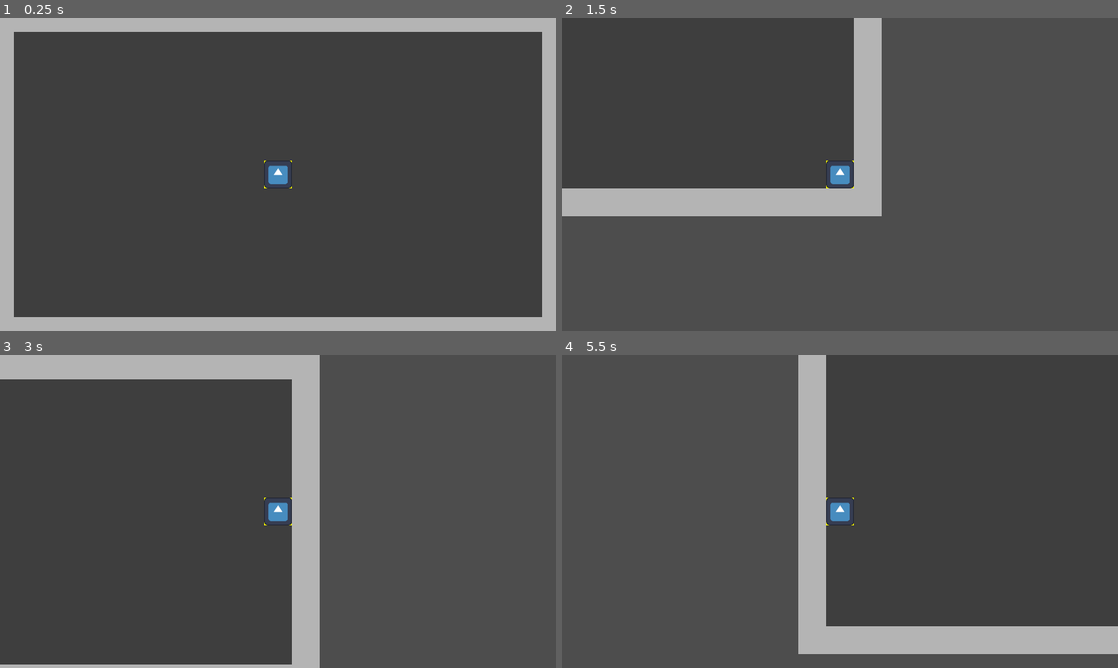
Above: before the commit, frames 1-4 (two rows, left to right).
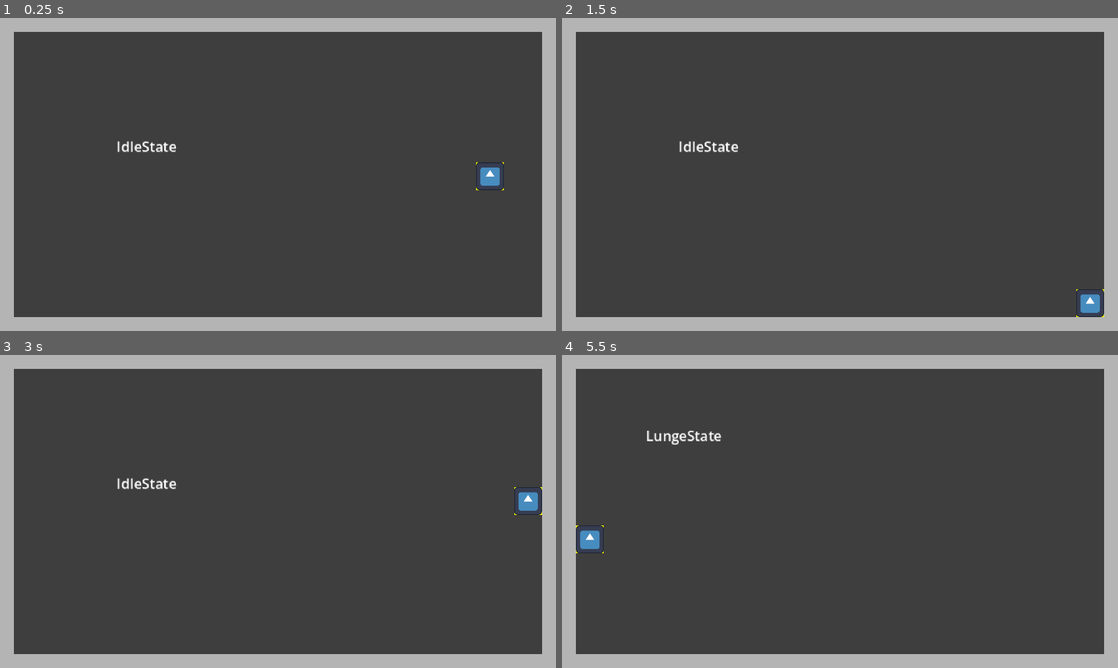
Above: after the commit, the same moments.

Repository: Cedro23/one-step-from-death
Game: Godot game, scene res://main.tscn
The game is run twice, just before and just after one commit, with the same random seed, the same clock (stepped at 60 frames per second) and the same inputs. The engine's default icon, where the game draws it, is replaced by a stand-in: a white triangle on a blue panel in a dark square.
Inputs (mouse positions are in pixels of both pictures, inside the frame that each line leads up to):
- Up to frame 1 (0.25 s): no input
- Up to frame 2 (1.5 s): tap Enter at 0.5 s; move the mouse to (962, 158) at 0.52 s; press the mouse at (962, 158) at 0.53 s; hold D (right) 0.53-1.28 s; move the mouse to (728, 190) at 1.27 s; release the mouse at (728, 190) at 1.28 s; hold S (down) from 1.28 s (still down); tap Space (dodge) at 1.35 s
- Up to frame 3 (3 s): tap Space (dodge) at 2, 2.85 s; move the mouse to (333, 442) at 2.02 s; release S (down) at 2.03 s; press the mouse at (333, 442) at 2.03 s; hold D (right) 2.03-2.78 s; tap Enter at 2.75 s; move the mouse to (250, 574) at 2.77 s; release the mouse at (250, 574) at 2.78 s; hold W (up) from 2.78 s (still down); click (250, 574) at 2.92 s
- Up to frame 4 (5.5 s): move the mouse to (1006, 558) at 3.52 s; release W (up) at 3.53 s; press the mouse at (1006, 558) at 3.53 s; hold A (left) 3.53-5.03 s; move the mouse to (673, 464) at 4.27 s; release the mouse at (673, 464) at 4.28 s; tap Space (dodge) at 4.35 s; move the mouse to (867, 511) at 5.02 s; press the mouse at (867, 511) at 5.03 s; hold S (down) from 5.03 s (still down)

The runs differ from the first frame. In frame 1, 0.7% of the frame differs, in the area x 21-91%, y 39-56%; in frame 2, 21%; in frame 3, 17%; in frame 4, 23%, in the area x 0-100%, y 0-100%.

Commit message:
feat: add premises of finite state machine

Diff:
--- /dev/null
+++ b/actors/enemies/shambler/shambler.gd
@@ -0,0 +1,4 @@
+class_name Shambler
+extends CharacterBody2D
+
+@onready var state_machine: StateMachine = $StateMachine
--- /dev/null
+++ b/actors/enemies/shambler/shambler.tscn
@@ -0,0 +1,81 @@
+[gd_scene format=3 uid="uid://c2a7f40kd7eq0"]
+
+[ext_resource type="Script" uid="uid://d2idohe1i176i" path="res://actors/enemies/shambler/shambler.gd" id="1_2hdus"]
+[ext_resource type="Script" uid="uid://x6170xq68rrd" path="res://components/state_machine.gd" id="2_duj33"]
+[ext_resource type="Script" uid="uid://bpxyhxgex36yw" path="res://actors/enemies/shambler/states/idle_state.gd" id="3_f3dtn"]
+[ext_resource type="Script" uid="uid://d4metukvy16kk" path="res://actors/enemies/shambler/states/chase_state.gd" id="4_7o1q8"]
+[ext_resource type="Script" uid="uid://b65dkmhfsyovg" path="res://debug/status_label.gd" id="5_7bp7g"]
+[ext_resource type="Script" uid="uid://doaed1r1r0iyd" path="res://actors/enemies/shambler/states/lunge_state.gd" id="5_duj33"]
+[ext_resource type="Script" uid="uid://nk72jsno0jrx" path="res://actors/enemies/shambler/states/recovery_state.gd" id="6_f3dtn"]
+
+[sub_resource type="LabelSettings" id="LabelSettings_ig7tw"]
+font_size = 8
+
+[sub_resource type="RectangleShape2D" id="RectangleShape2D_h2yge"]
+size = Vector2(16, 16)
+
+[sub_resource type="CapsuleShape2D" id="CapsuleShape2D_ig7tw"]
+radius = 5.0
+height = 16.0
+
+[node name="Shambler" type="CharacterBody2D" unique_id=1724040096]
+script = ExtResource("1_2hdus")
+
+[node name="StateMachine" type="Node" parent="." unique_id=1995301122]
+script = ExtResource("2_duj33")
+
+[node name="IdleState" type="Node" parent="StateMachine" unique_id=1758216034]
+script = ExtResource("3_f3dtn")
+
+[node name="ChaseState" type="Node" parent="StateMachine" unique_id=417914785]
+script = ExtResource("4_7o1q8")
+
+[node name="LungeState" type="Node" parent="StateMachine" unique_id=1301156108]
+script = ExtResource("5_duj33")
+
+[node name="RecoveryState" type="Node" parent="StateMachine" unique_id=1001115547]
+script = ExtResource("6_f3dtn")
+
+[node name="StatusLabel" type="Label" parent="." unique_id=390075714 node_paths=PackedStringArray("state_machine")]
+anchors_preset = 7
+anchor_left = 0.5
+anchor_top = 1.0
+anchor_right = 0.5
+anchor_bottom = 1.0
+offset_left = -13.0
+offset_top = -20.0
+offset_right = 13.0
+offset_bottom = -8.0
+grow_horizontal = 2
+grow_vertical = 0
+text = "Status"
+label_settings = SubResource("LabelSettings_ig7tw")
+script = ExtResource("5_7bp7g")
+state_machine = NodePath("../StateMachine")
+
+[node name="Polygon2D" type="Polygon2D" parent="." unique_id=647607275]
+
+[node name="CollisionShape2D" type="CollisionShape2D" parent="." unique_id=1535115056]
+shape = SubResource("RectangleShape2D_h2yge")
+disabled = true
+debug_color = Color(1, 0.016008649, 0.024270412, 0.41960785)
+
+[node name="Hitbox" type="Area2D" parent="." unique_id=896401867]
+
+[node name="CollisionShape2D" type="CollisionShape2D" parent="Hitbox" unique_id=463339632]
+shape = SubResource("CapsuleShape2D_ig7tw")
+
+[node name="LungeWindupTimer" type="Timer" parent="." unique_id=2096373260]
+wait_time = 0.8
+one_shot = true
+
+[node name="LungeTimer" type="Timer" parent="." unique_id=1286420521]
+wait_time = 0.15
+one_shot = true
+
+[node name="RecoveryTimer" type="Timer" parent="." unique_id=481563301]
+one_shot = true
+
+[connection signal="timeout" from="LungeWindupTimer" to="StateMachine/LungeState" method="_on_lunge_windup_timer_timeout"]
+[connection signal="timeout" from="LungeTimer" to="StateMachine/LungeState" method="_on_lunge_timer_timeout"]
+[connection signal="timeout" from="RecoveryTimer" to="StateMachine/RecoveryState" method="_on_recovery_timer_timeout"]
--- /dev/null
+++ b/actors/enemies/shambler/states/chase_state.gd
@@ -0,0 +1,19 @@
+extends State
+
+const SPEED: float = 40.0
+const LUNGE_DETECTION_DISTANCE: float = 60.0
+const PLAYER_ESCAPE_RANGE: float = 180.0
+
+func physics_update(_delta: float) -> void:
+	var player = character.get_node("../Player")
+	if !player :
+		character.state_machine.transition_to("IdleState")
+
+	var direction = (player.global_position - character.global_position).normalized()
+	character.velocity = direction * SPEED
+	character.move_and_slide()
+
+	if character.global_position.distance_to(player.global_position) <= LUNGE_DETECTION_DISTANCE:
+		character.state_machine.transition_to("LungeState")
+	elif character.global_position.distance_to(player.global_position) > PLAYER_ESCAPE_RANGE:
+		character.state_machine.transition_to("IdleState")
--- /dev/null
+++ b/actors/enemies/shambler/states/idle_state.gd
@@ -0,0 +1,10 @@
+extends State
+
+const SPEED: float = 20.0
+const PLAYER_DETECTION_RANGE: float = 120.0
+
+func physics_update(_delta: float) -> void:
+	var player = character.get_node("../Player")
+
+	if character.global_position.distance_to(player.global_position) <= PLAYER_DETECTION_RANGE:
+		character.state_machine.transition_to("ChaseState")
--- /dev/null
+++ b/actors/enemies/shambler/states/lunge_state.gd
@@ -0,0 +1,21 @@
+extends State
+
+const LUNGE_SPEED: float = 200.0
+@onready var lunge_windup_timer: Timer = $"../../LungeWindupTimer"
+@onready var lunge_timer: Timer = $"../../LungeTimer"
+
+func enter() -> void:
+	character.velocity = Vector2.ZERO
+	lunge_windup_timer.start()
+
+func physics_update(_delta: float) -> void:
+	character.move_and_slide()
+
+
+func _on_lunge_windup_timer_timeout() -> void:
+	# Lock in on player
+	# And lunge
+	lunge_timer.start()
+
+func _on_lunge_timer_timeout() -> void:
+	character.state_machine.transition_to("RecoveryState")
--- /dev/null
+++ b/actors/enemies/shambler/states/recovery_state.gd
@@ -0,0 +1,10 @@
+extends State
+
+@onready var recovery_timer: Timer = $"../../RecoveryTimer"
+
+func enter() -> void:
+	# Start revocery timer
+	recovery_timer.start()
+
+func _on_recovery_timer_timeout() -> void:
+	character.state_machine.transition_to("IdleState")
--- a/actors/player/player.gd
+++ b/actors/player/player.gd
@@ -1,3 +1,4 @@
+class_name Player
 extends CharacterBody2D
 
 var input_direction: Vector2
--- a/actors/player/player.tscn
+++ b/actors/player/player.tscn
@@ -13,7 +13,7 @@
 [sub_resource type="RectangleShape2D" id="RectangleShape2D_6p1w3"]
 size = Vector2(10, 10)
 
-[node name="Player" type="CharacterBody2D" unique_id=289554604]
+[node name="Player" type="CharacterBody2D" unique_id=289554604 groups=["player"]]
 script = ExtResource("1_i3pqv")
 
 [node name="Polygon2D" type="Polygon2D" parent="." unique_id=1819048621]
@@ -40,8 +40,6 @@
 wait_time = 0.15
 one_shot = true
 
-[node name="Camera2D" type="Camera2D" parent="." unique_id=402713593]
-
 [node name="RollTimer" type="Timer" parent="." unique_id=180613411]
 wait_time = 0.175
 one_shot = true
--- /dev/null
+++ b/components/state.gd
@@ -0,0 +1,22 @@
+class_name State
+extends Node
+
+# Reference to the owner of this state (player, shambler, etc.)
+# Set by the StateMachine on initialization
+var character: CharacterBody2D
+
+
+func enter() -> void:
+	pass
+
+
+func exit() -> void:
+	pass
+
+
+func update(_delta: float) -> void:
+	pass
+
+
+func physics_update(_delta: float) -> void:
+	pass
--- /dev/null
+++ b/components/state_machine.gd
@@ -0,0 +1,40 @@
+class_name StateMachine
+extends Node
+
+var current_state: State
+var states: Dictionary = {}
+
+
+func _ready() -> void:
+	# Build the states dictionary from child nodes
+	for child in get_children():
+		if child is State:
+			states[child.name] = child
+			child.character = owner  # owner is the CharacterBody2D
+
+	# Start in the first state
+	if not states.is_empty():
+		current_state = states.values()[0]
+		current_state.enter()
+
+
+func _process(delta: float) -> void:
+	if current_state:
+		current_state.update(delta)
+
+
+func _physics_process(delta: float) -> void:
+	if current_state:
+		current_state.physics_update(delta)
+
+
+func transition_to(state_name: String) -> void:
+	if not states.has(state_name):
+		push_error("StateMachine: state not found: " + state_name)
+		return
+
+	if current_state:
+		current_state.exit()
+
+	current_state = states[state_name]
+	current_state.enter()
--- /dev/null
+++ b/debug/status_label.gd
@@ -0,0 +1,6 @@
+extends Label
+
+@export var state_machine: StateMachine
+
+func _process(delta: float) -> void:
+	text = state_machine.current_state.name
--- a/main.tscn
+++ b/main.tscn
@@ -1,6 +1,7 @@
 [gd_scene format=3 uid="uid://vx1tpxiycqu3"]
 
 [ext_resource type="PackedScene" uid="uid://cegn8m70pxr18" path="res://actors/player/player.tscn" id="1_ig7tw"]
+[ext_resource type="PackedScene" uid="uid://c2a7f40kd7eq0" path="res://actors/enemies/shambler/shambler.tscn" id="2_0xm2m"]
 
 [sub_resource type="RectangleShape2D" id="RectangleShape2D_7dm0k"]
 size = Vector2(336, 16)
@@ -9,16 +10,6 @@
 size = Vector2(16, 196)
 
 [sub_resource type="RectangleShape2D" id="RectangleShape2D_0xm2m"]
-
-[sub_resource type="RectangleShape2D" id="RectangleShape2D_h2yge"]
-size = Vector2(16, 16)
-
-[sub_resource type="CapsuleShape2D" id="CapsuleShape2D_ig7tw"]
-radius = 5.0
-height = 16.0
-
-[sub_resource type="CircleShape2D" id="CircleShape2D_h2yge"]
-radius = 30.0
 
 [node name="Main" type="Node2D" unique_id=414262619]
 
@@ -72,7 +63,7 @@
 polygon = PackedVector2Array(-8, -98, 8, -98, 8, 98, -8, 98)
 
 [node name="Player" parent="." unique_id=289554604 instance=ExtResource("1_ig7tw")]
-position = Vector2(160, 90)
+position = Vector2(282, 91)
 
 [node name="DebugTestArea2D" type="Area2D" parent="." unique_id=2132018964 groups=["hitbox"]]
 position = Vector2(136, 57)
@@ -81,23 +72,8 @@
 shape = SubResource("RectangleShape2D_0xm2m")
 debug_color = Color(1, 0, 0, 0.41960785)
 
-[node name="Shambler" type="CharacterBody2D" parent="." unique_id=1100606613]
+[node name="Shambler" parent="." unique_id=1724040096 instance=ExtResource("2_0xm2m")]
 position = Vector2(84, 88)
 
-[node name="Polygon2D" type="Polygon2D" parent="Shambler" unique_id=159902284]
-
-[node name="CollisionShape2D" type="CollisionShape2D" parent="Shambler" unique_id=37005254]
-shape = SubResource("RectangleShape2D_h2yge")
-disabled = true
-debug_color = Color(1, 0.016008649, 0.024270412, 0.41960785)
-
-[node name="Hitbox" type="Area2D" parent="Shambler" unique_id=141538727]
-
-[node name="CollisionShape2D" type="CollisionShape2D" parent="Shambler/Hitbox" unique_id=919024560]
-shape = SubResource("CapsuleShape2D_ig7tw")
-
-[node name="DetectionRadius" type="Area2D" parent="Shambler" unique_id=2006990888]
-
-[node name="CollisionShape2D" type="CollisionShape2D" parent="Shambler/DetectionRadius" unique_id=2036814105]
-shape = SubResource("CircleShape2D_h2yge")
-debug_color = Color(0.6560983, 0.5145824, 0, 0.21960784)
+[node name="Camera2D" type="Camera2D" parent="." unique_id=229455510]
+position = Vector2(160, 90)
--- a/project.godot
+++ b/project.godot
@@ -30,6 +30,7 @@
 [global_group]
 
 hitbox=""
+player=""
 
 [input]
 
Not shown, added: actors/enemies/shambler/shambler.gd.uid
Not shown, added: actors/enemies/shambler/states/chase_state.gd.uid
Not shown, added: actors/enemies/shambler/states/idle_state.gd.uid
Not shown, added: actors/enemies/shambler/states/lunge_state.gd.uid
Not shown, added: actors/enemies/shambler/states/recovery_state.gd.uid
Not shown, added: components/state.gd.uid
Not shown, added: components/state_machine.gd.uid
Not shown, added: debug/status_label.gd.uid
